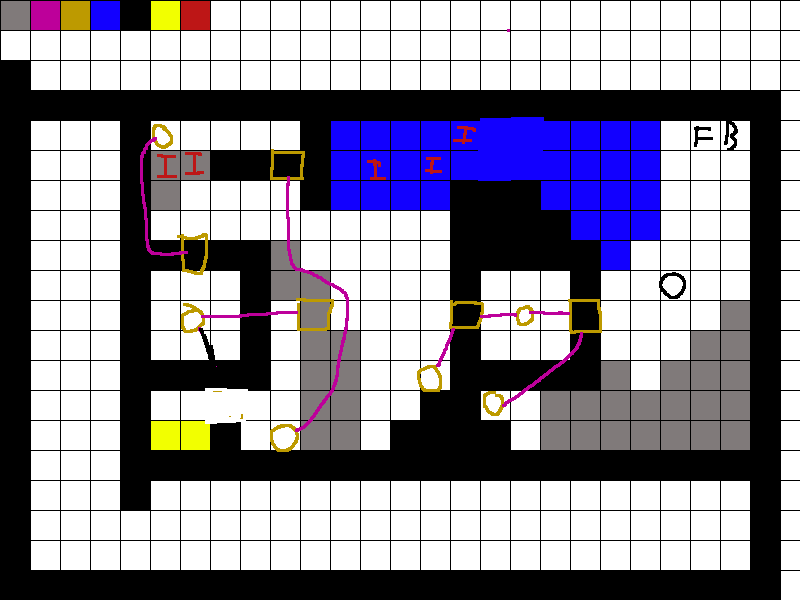
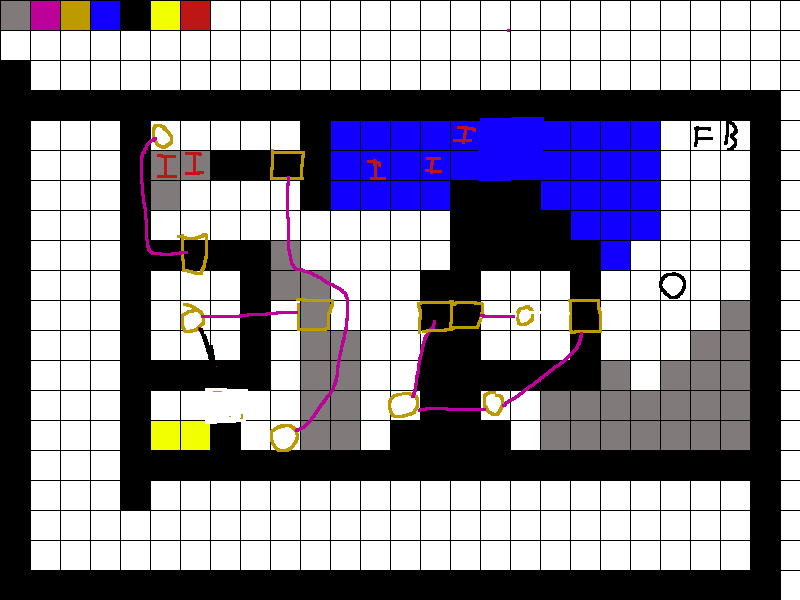
Before/after of a 800x600 layered artwork. What changed in the layer stack:
painted on "grid.png" over [388, 271, 570, 418]
